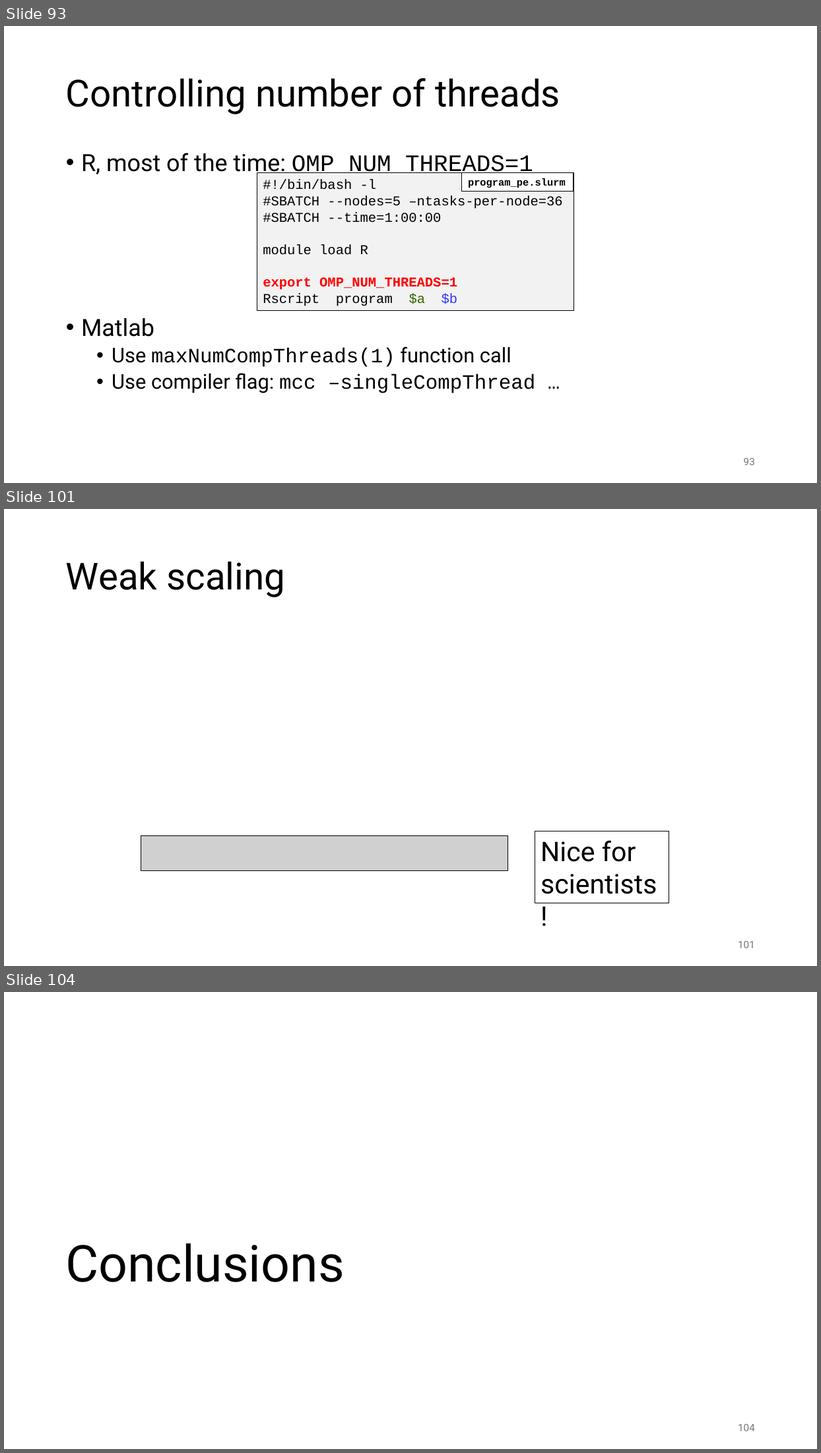
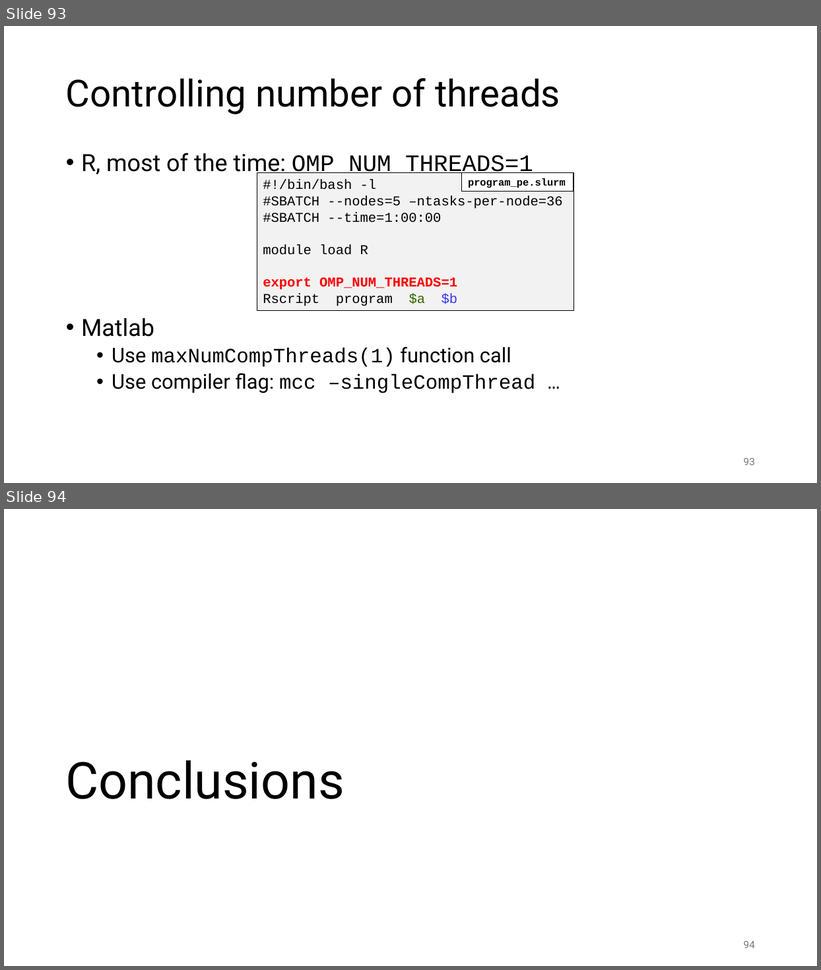
Before and after one commit to gjbex/Workflows-for-HPC, a slide deck: workflow_for_HPC.pptx. Shown one above the other, each under a label of ours: slides 93, 101 and 104 before the commit, slides 93 and 94 after it; the slides between them are not shown. The pictures are 821x1453 and 821x970 pixels, drawn with LibreOffice and Linux fonts; fonts in the diff are those of the drawing; grey boxes stand for pictures. Boxes give left, top, right and bottom in pixels: in the first picture for what was removed or moved away, otherwise in the second. Text is boxed around its words. In the diff, an @@ line names an element or a change of style, - is before the commit and + after.

Commit message:
Remove slides on scaling
This is covered extensively in "Best practices for data science on HPC".

```diff
--- a/workflow_for_HPC.pptx
+++ b/workflow_for_HPC.pptx
@@ slide 101 removed at (4,509,817,966), background #FFFFFF @@
@@ title removed at (66,561,285,597) @@
-Weak scaling
@@ picture removed at (141,836,507,871) @@
@@ rectangle removed at (535,832,669,904) @@
-Nice for
-scientists!
@@ page number removed at (738,941,755,949) @@
-101
@@ what was slide 104 is now slide 94 @@
@@ page number at (744,941,755,949): text changed @@
-104
+94
```
Also in this commit, not shown: 9 other slides removed.
